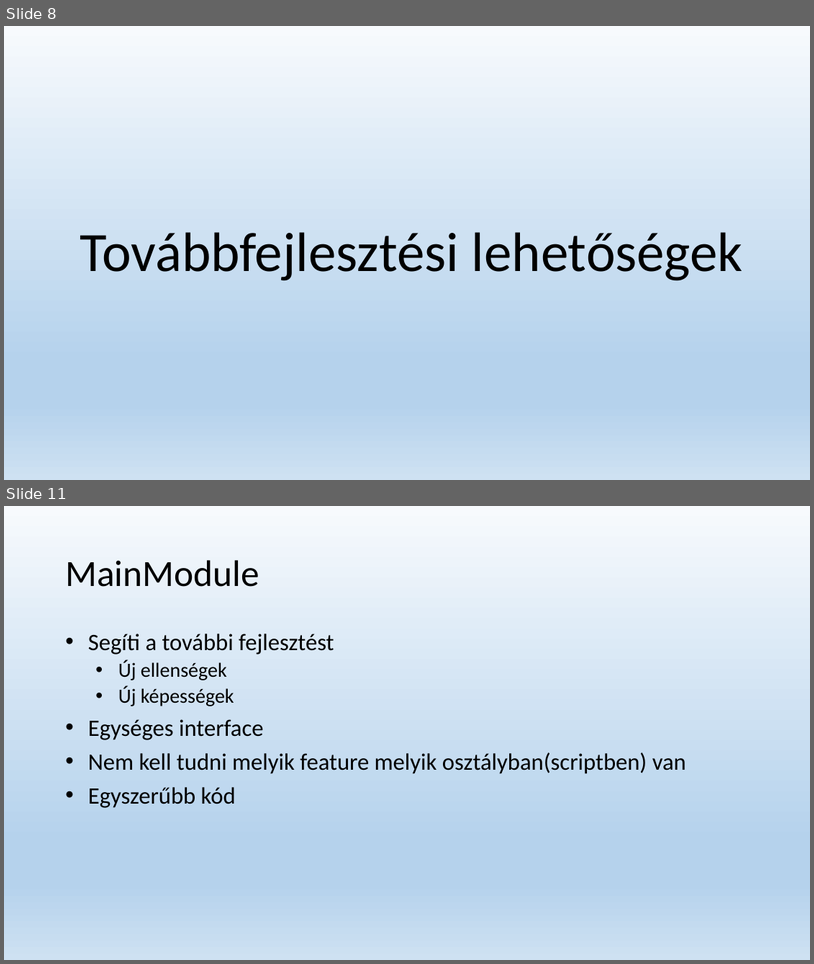
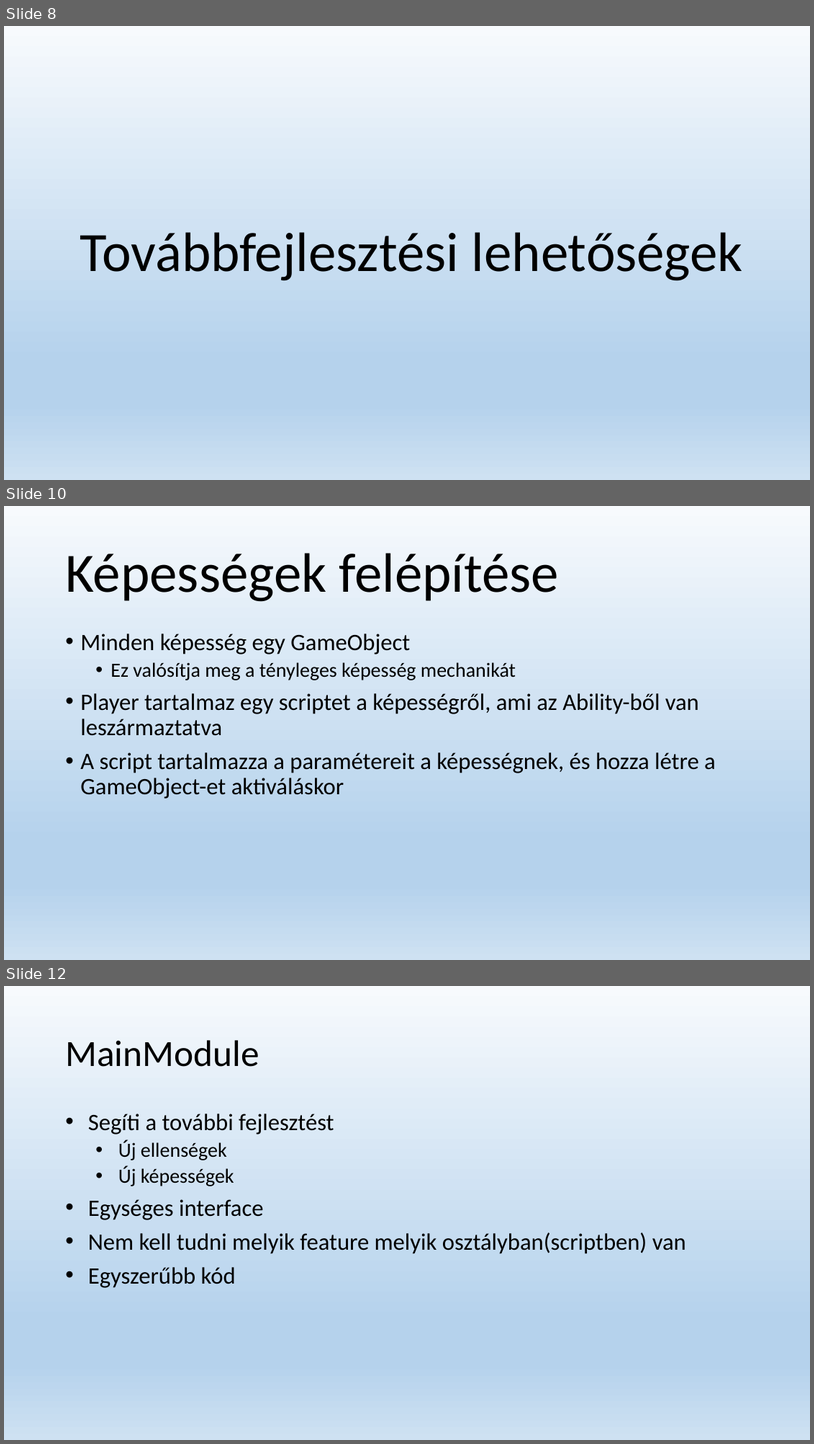
Before and after one commit to onezer/onallo_labor, a slide deck: Előadás.pptx. Shown one above the other, each under a label of ours: slides 8 and 11 before the commit, slides 8, 10 and 12 after it; the slides between them are not shown. The pictures are 814x964 and 814x1444 pixels, drawn with LibreOffice and Linux fonts; fonts in the diff are those of the drawing. Boxes give left, top, right and bottom in pixels: in the first picture for what was removed or moved away, otherwise in the second. Text is boxed around its words. In the diff, an @@ line names an element or a change of style, - is before the commit and + after.

```diff
--- a/Előadás.pptx
+++ b/Előadás.pptx
@@ slide 10 added at bbox=[4, 506, 810, 960], background gradient #F7FAFD to #B5D2EC to #CEE1F2 @@
@@ title added at bbox=[65, 553, 559, 602], 66 pt, text #000000 @@
+Képességek felépítése
@@ text added at bbox=[80, 633, 716, 798], 28 pt, text #000000 @@
+• Minden képesség egy GameObject
+  • Ez valósítja meg a tényleges képesség mechanikát
+• Player tartalmaz egy scriptet a képességről, ami az Ability-ből van leszármaztatva
+• A script tartalmazza a paramétereit a képességnek, és hozza létre a GameObject-et aktiváláskor
@@ what was slide 11 is now slide 12 @@
```
Also in this commit, not shown: 2 slides changed.
